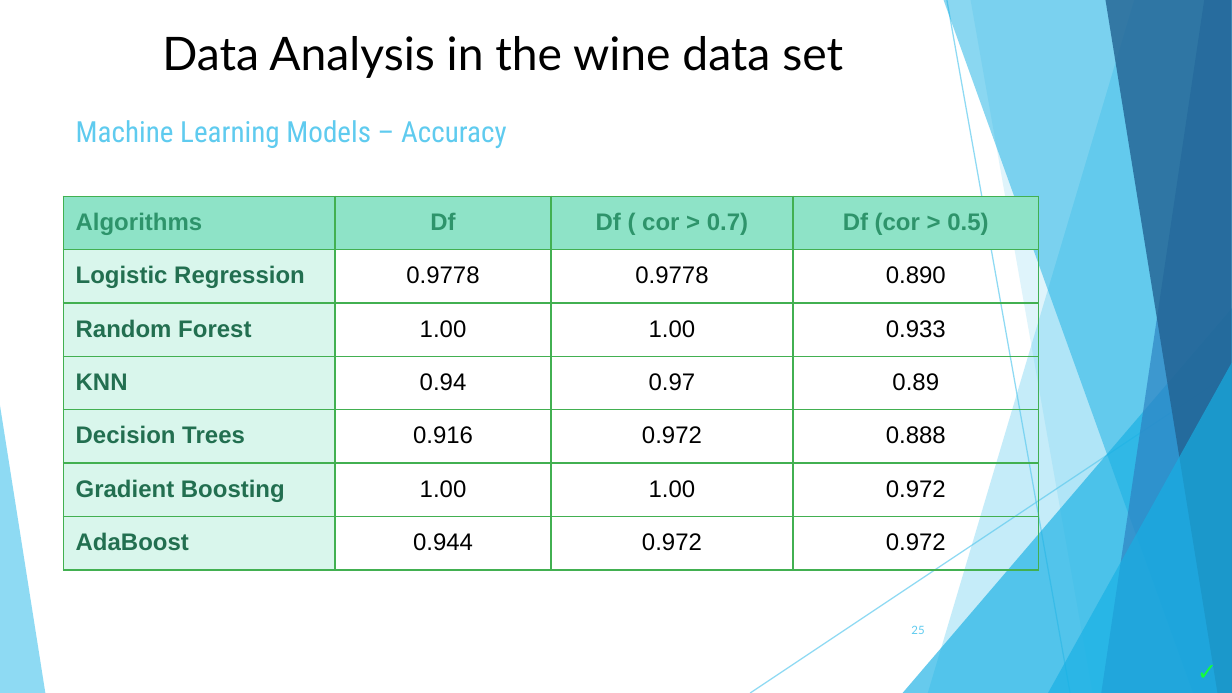
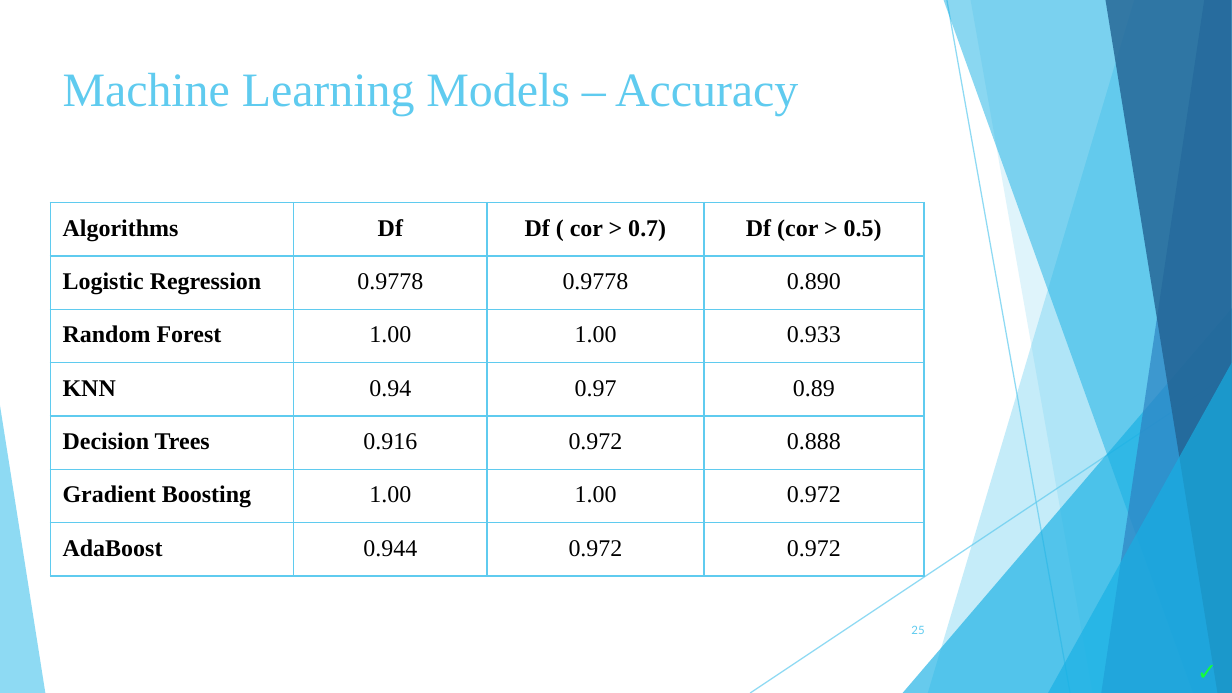
Before and after one commit to zoekelepiri/WineDataPrediction, a slide deck: slide 25 of Wine Data Set (2).pptx. Drawn at 1232x693 pixels with LibreOffice and Linux fonts; fonts in the diff are those of the drawing. Boxes give left, top, right and bottom in pixels: in the first picture for what was removed or moved away, otherwise in the second. Text is boxed around its words. In the diff, an @@ line names an element or a change of style, - is before the commit and + after.

```diff
--- a/Wine Data Set (2).pptx
+++ b/Wine Data Set (2).pptx
@@ text "Machine Learning Models – Accuracy": place and size @@
-text "Machine Learning Models – Accuracy" at [76, 120, 507, 148]
+text "Machine Learning Models – Accuracy" at [63, 72, 798, 116]
@@ text "Machine Learning Models – Accuracy" at [63, 72, 798, 116]: size 17 to 28 pt, font Roboto Condensed to Times New Roman @@
@@ text removed at [162, 36, 843, 78] @@
-Data Analysis in the wine data set
@@ table at [51, 202, 925, 575] @@
@@ fill #8EE3C7 to none in row 1 @@
@@ fill #D9F6EC to none in 6 cells @@
@@ font Arial to Times New Roman @@
@@ text colour #2E946B to #000000 in "Algorithms", "Df", "Df ( cor > 0.7)", "Df (cor > 0.5)" @@
@@ text colour #236F50 to #000000 in "Logistic Regression", "Random Forest", "KNN", "Decision Trees" and 2 more places @@
@@ borders changed @@
@@ table: place and size @@
-table at [63, 196, 1037, 562]
+table at [51, 202, 925, 575]
```
Also in this commit, not shown: 7 other slides changed, 7 slides added, 6 slides removed.
